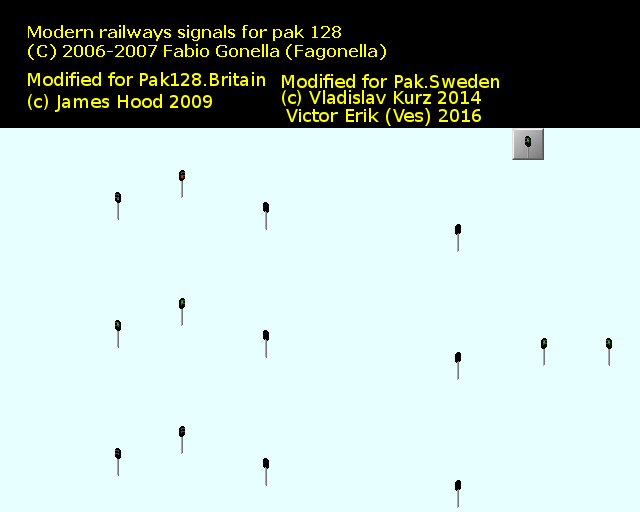
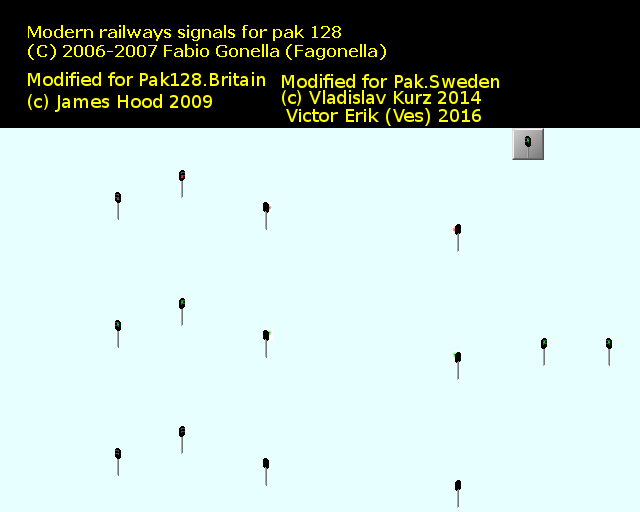
Two versions of the same layered image (640 × 512). Layer-by-layer changes:
added layer "Flare" above "signals_1.png" over [267, 204, 457, 358]
painted on "signals_1.png" over [263, 202, 461, 363]
added layer "Bakgrund" over [263, 202, 461, 363]
